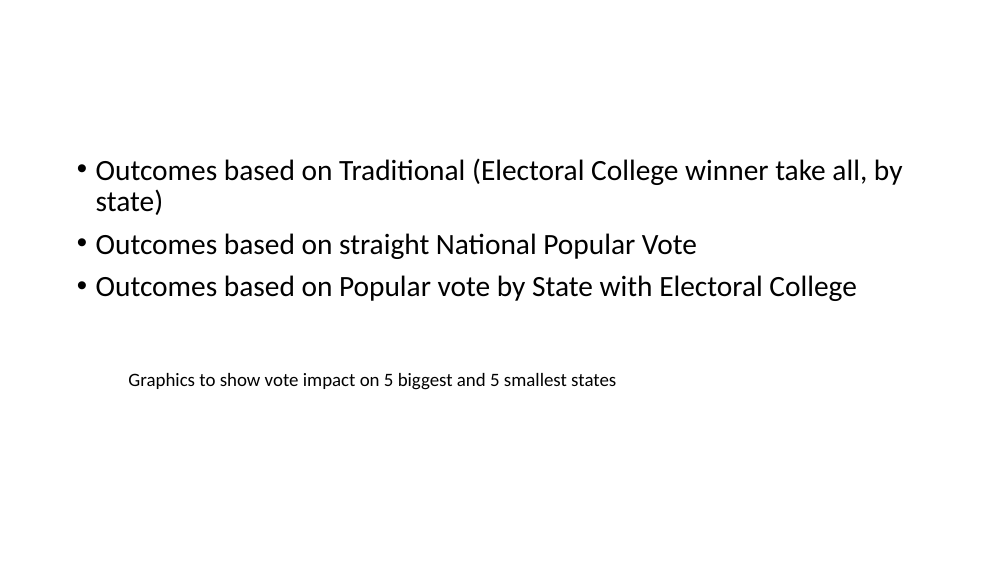
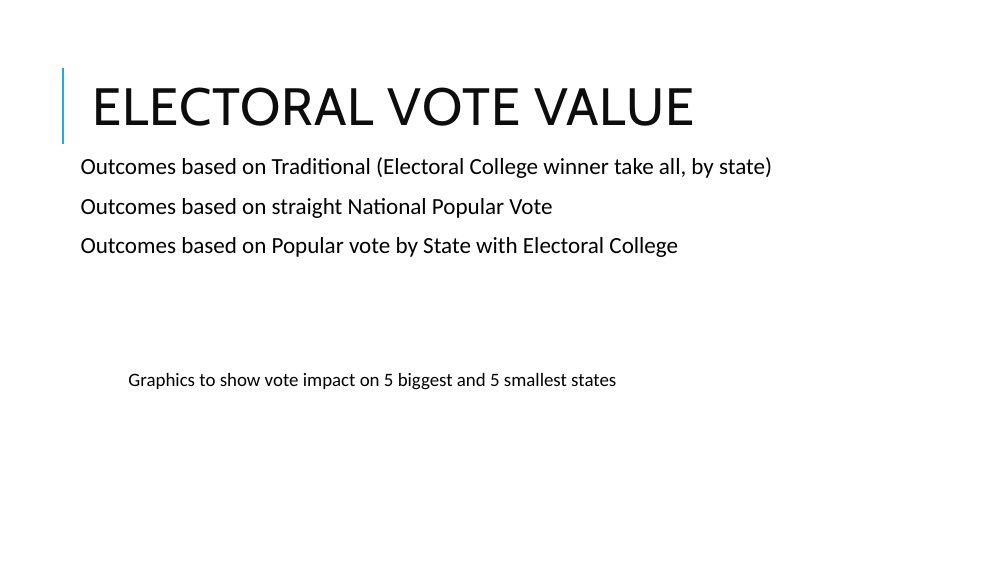
Before and after one commit to ta-data-mexpt/project-dataviz, a slide deck: slide 5 of project-dataviz.pptx (slide 2 before the commit). Drawn at 1008x567 pixels with LibreOffice and Linux fonts; fonts in the diff are those of the drawing. Boxes give left, top, right and bottom in pixels: in the first picture for what was removed or moved away, otherwise in the second. Text is boxed around its words. In the diff, an @@ line names an element or a change of style, - is before the commit and + after.

```diff
--- a/project-dataviz.pptx
+++ b/project-dataviz.pptx
@@ line added from (63, 144) to (63, 68), #1CADE4 1.5 pt @@
@@ title added at [92, 87, 694, 126], 50 pt, text #0D0D0D @@
+ELECTORAL VOTE VALUE
@@ text "Outcomes based on Traditional (Electoral ..." at [81, 157, 772, 257]: size 28 to 22 pt; bullet • to  ; more space between paragraphs @@
```
Also in this commit, not shown: 1 other slide changed, 3 slides added, 5 other files.
